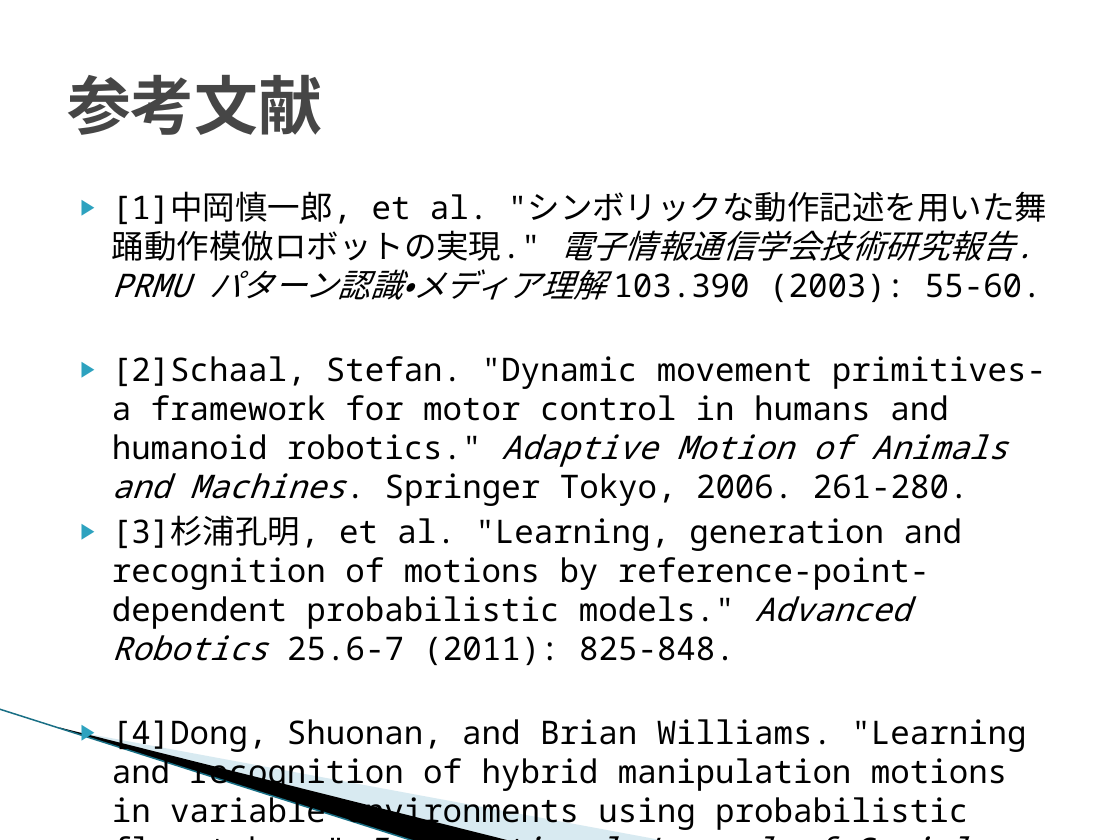
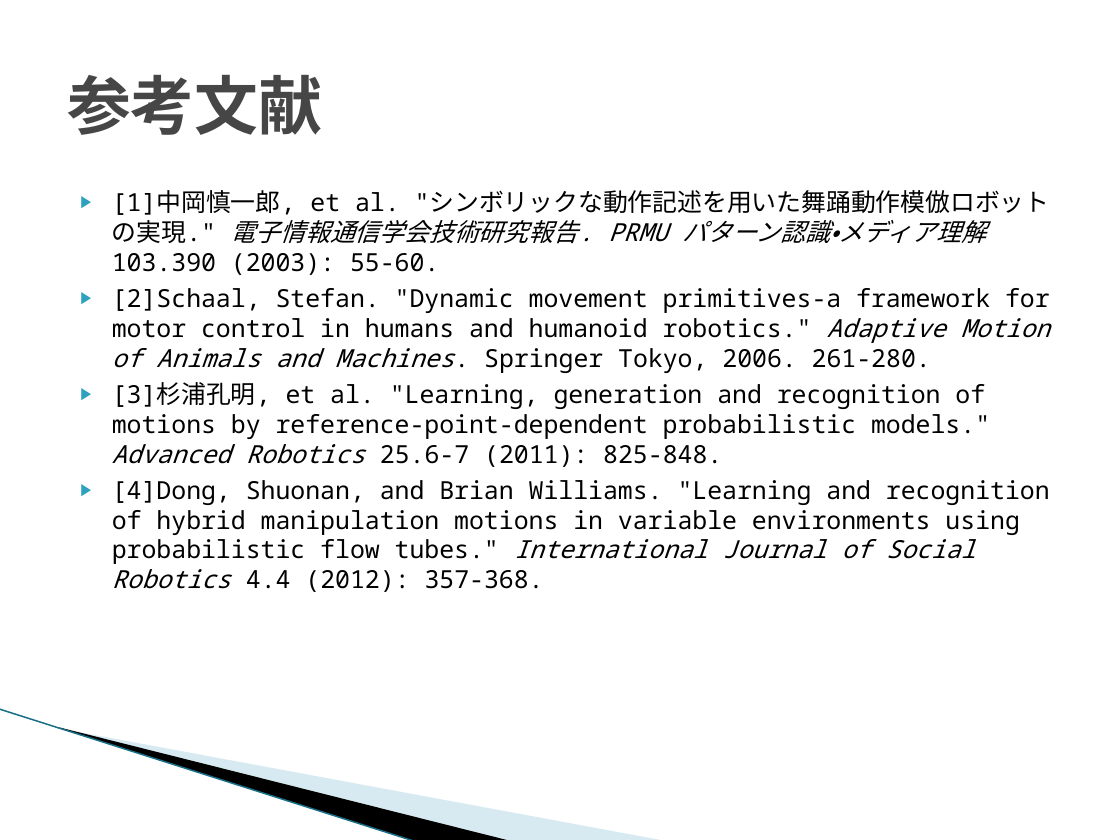
Before and after one commit to TetsuyaKomota/GitforEclipseTest, a slide deck: slide 25 of IntentionLearning/memo/人の教示動作からの.pptx (slide 22 before the commit). Drawn at 1120x840 pixels with LibreOffice and Linux fonts; fonts in the diff are those of the drawing; background and template pictures are left out. Boxes give left, top, right and bottom in pixels: in the first picture for what was removed or moved away, otherwise in the second. Text is boxed around its words. In the diff, an @@ line names an element or a change of style, - is before the commit and + after.

```diff
--- a/IntentionLearning/memo/人の教示動作からの.pptx
+++ b/IntentionLearning/memo/人の教示動作からの.pptx
@@ text "[1]中岡慎一郎, et al. "シンボリックな動作記述を用いた舞踊動作模倣ロボットの実現." 電子情報通信学会技術研 ..." at (112,190,1050,592): size 20.9 to 16 pt @@
```
Also in this commit, not shown: 4 other slides changed, 3 slides added, 1 other file.
